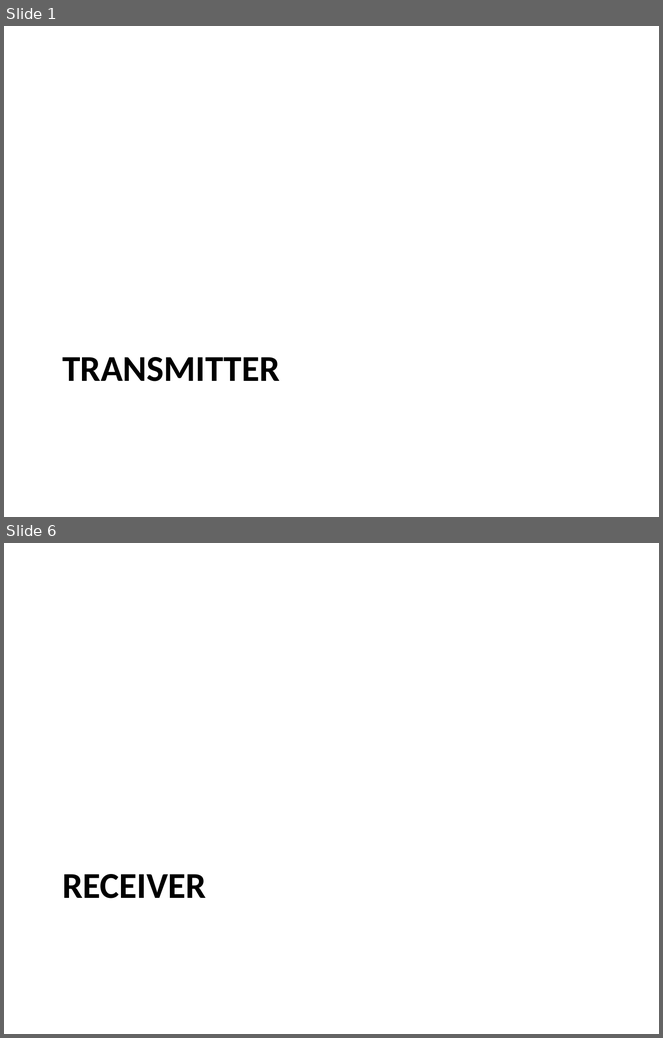
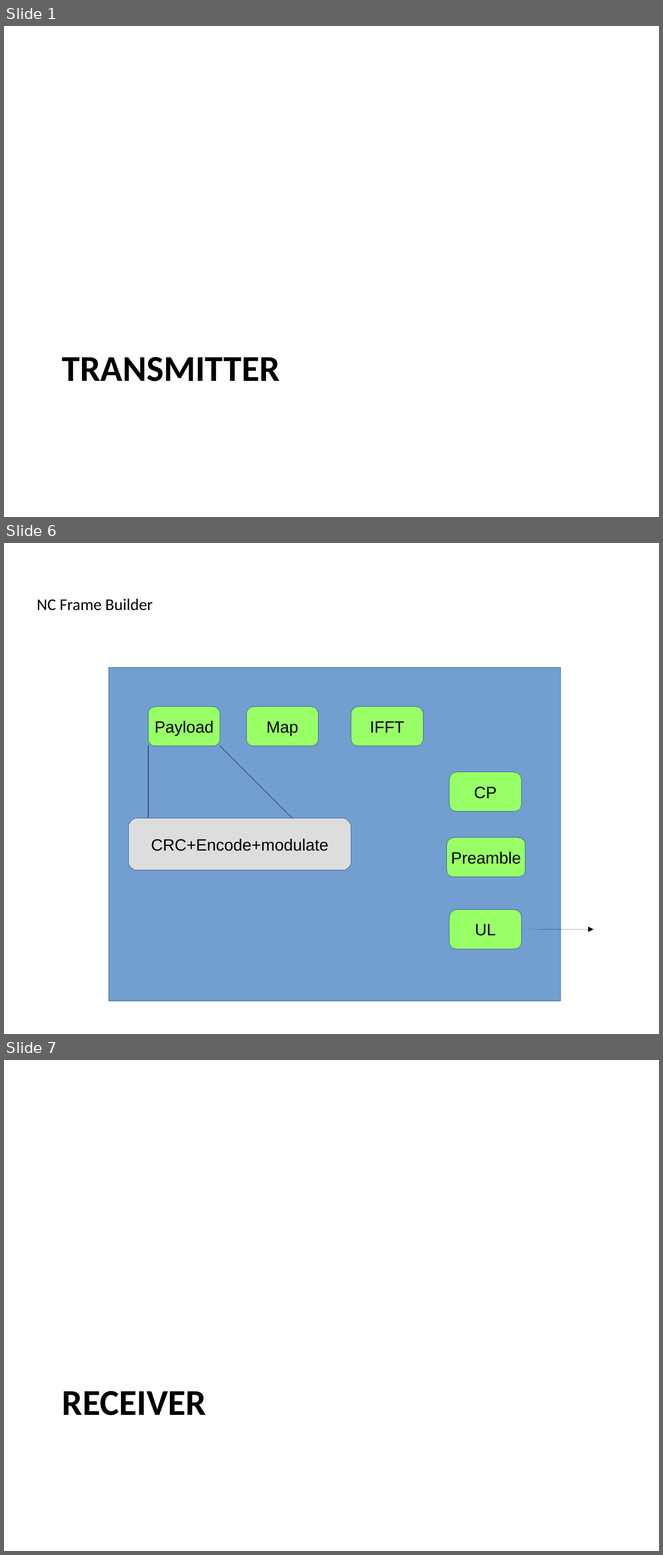
Before and after one commit to r4tn3sh/ncofdm_final, a slide deck: Blocks.pptx. Shown one above the other, each under a label of ours: slides 1 and 6 before the commit, slides 1, 6 and 7 after it; the slides between them are not shown. The pictures are 663x1038 and 663x1555 pixels, drawn with LibreOffice and Linux fonts; fonts in the diff are those of the drawing. Boxes give left, top, right and bottom in pixels: in the first picture for what was removed or moved away, otherwise in the second. Text is boxed around its words. In the diff, an @@ line names an element or a change of style, - is before the commit and + after.

```diff
--- a/Blocks.pptx
+++ b/Blocks.pptx
@@ slide 6 added at box(4, 543, 659, 1034), background #FFFFFF @@
@@ text added at box(37, 599, 153, 611), 18 pt, text #000000 @@
+NC Frame Builder
@@ rectangle added at box(109, 667, 561, 1002), fill #729FCF, outline #3465A4 0.75 pt @@
@@ freeform shape added at box(148, 707, 220, 746), fill #99FF66, outline #3465A4 0.75 pt, 18 pt, text #000000 @@
+Payload
@@ freeform shape added at box(246, 707, 319, 746), fill #99FF66, outline #3465A4 0.75 pt, 18 pt, text #000000 @@
+Map
@@ freeform shape added at box(351, 707, 423, 746), fill #99FF66, outline #3465A4 0.75 pt, 18 pt, text #000000 @@
+IFFT
@@ line added from (148, 746) to (148, 825), #000000 0.75 pt @@
@@ line added from (220, 746) to (299, 825), #000000 0.75 pt @@
@@ freeform shape added at box(450, 772, 521, 812), fill #99FF66, outline #3465A4 0.75 pt, 18 pt, text #000000 @@
+CP
@@ freeform shape added at box(128, 818, 351, 871), fill #DDDDDD, outline #3465A4 0.75 pt, 18 pt, text #000000 @@
+CRC+Encode+modulate
@@ freeform shape added at box(447, 838, 526, 877), fill #99FF66, outline #3465A4 0.75 pt, 18 pt, text #000000 @@
+Preamble
@@ freeform shape added at box(450, 910, 521, 949), fill #99FF66, outline #3465A4 0.75 pt, 18 pt, text #000000 @@
+UL
@@ arrow added from (521, 929) to (594, 929), #000000 0.75 pt @@
@@ what was slide 6 is now slide 7 @@
```
Also in this commit, not shown: 4 slides changed, 13 other files.
